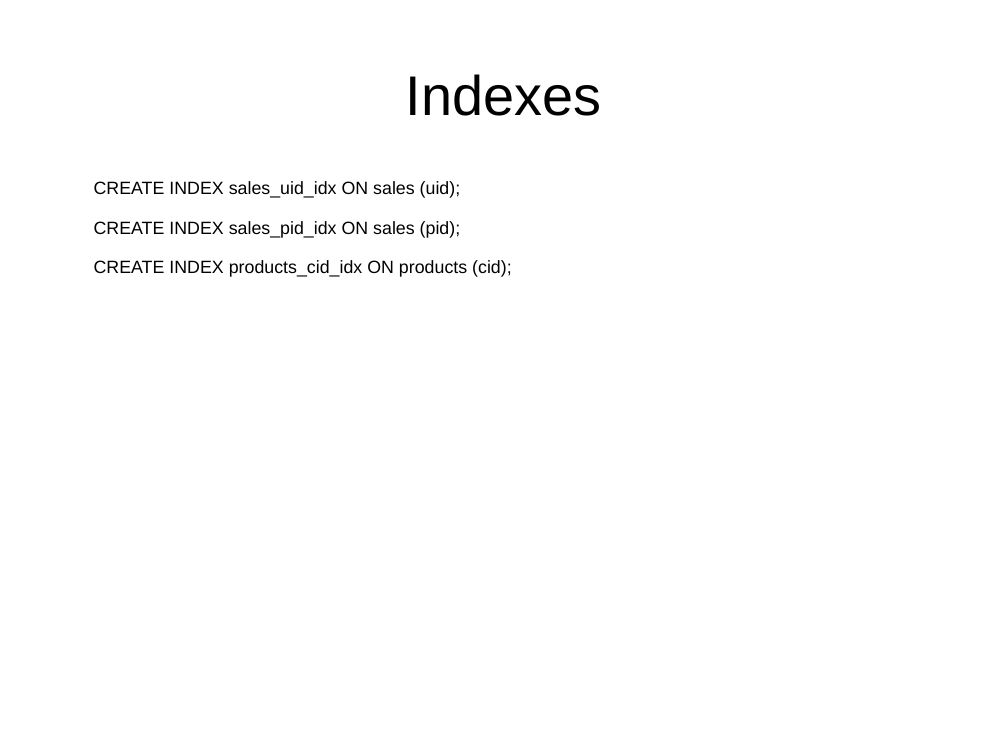
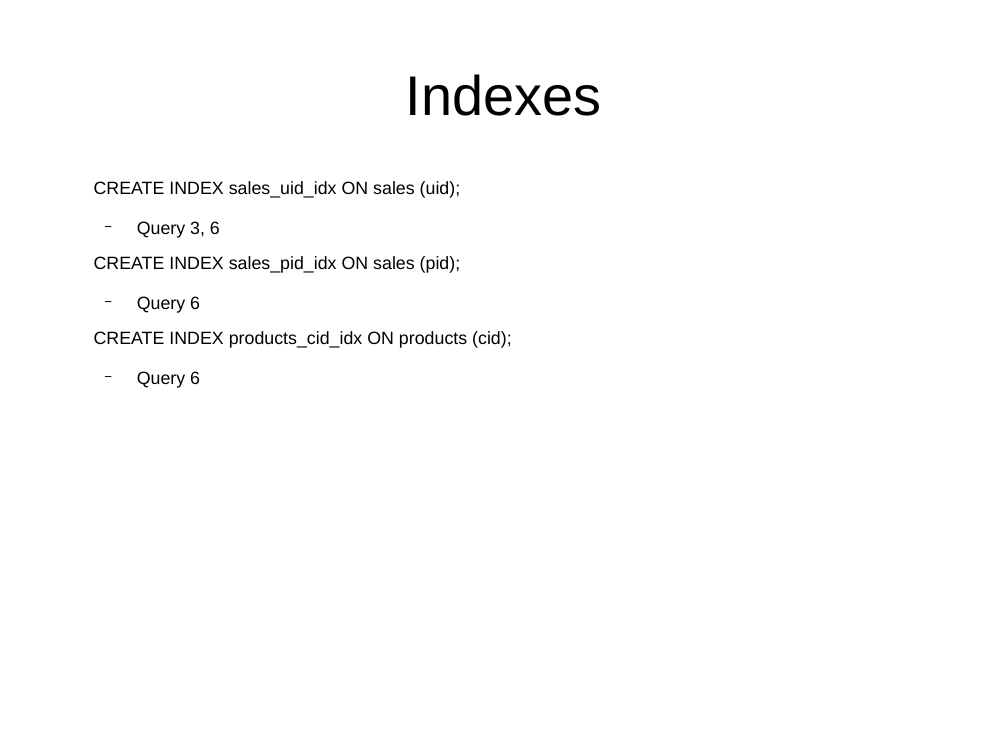
Before and after one commit to afcarl/dse201_final, a slide deck: slide 20 of dse201_final_report.odp (slide 8 before the commit). Drawn at 1008x756 pixels with LibreOffice and Linux fonts; fonts in the diff are those of the drawing. Boxes give left, top, right and bottom in pixels: in the first picture for what was removed or moved away, otherwise in the second. Text is boxed around its words. In the diff, an @@ line names an element or a change of style, - is before the commit and + after.

```diff
--- a/dse201_final_report.odp
+++ b/dse201_final_report.odp
@@ text at (137, 221, 220, 238): paragraph added @@
+  − Query 3, 6
@@ text at (137, 296, 200, 313): paragraph added @@
+  − Query 6
@@ text at (137, 371, 200, 388): paragraph added @@
+  − Query 6
```
Also in this commit, not shown: 9 other slides changed, 17 slides added.
